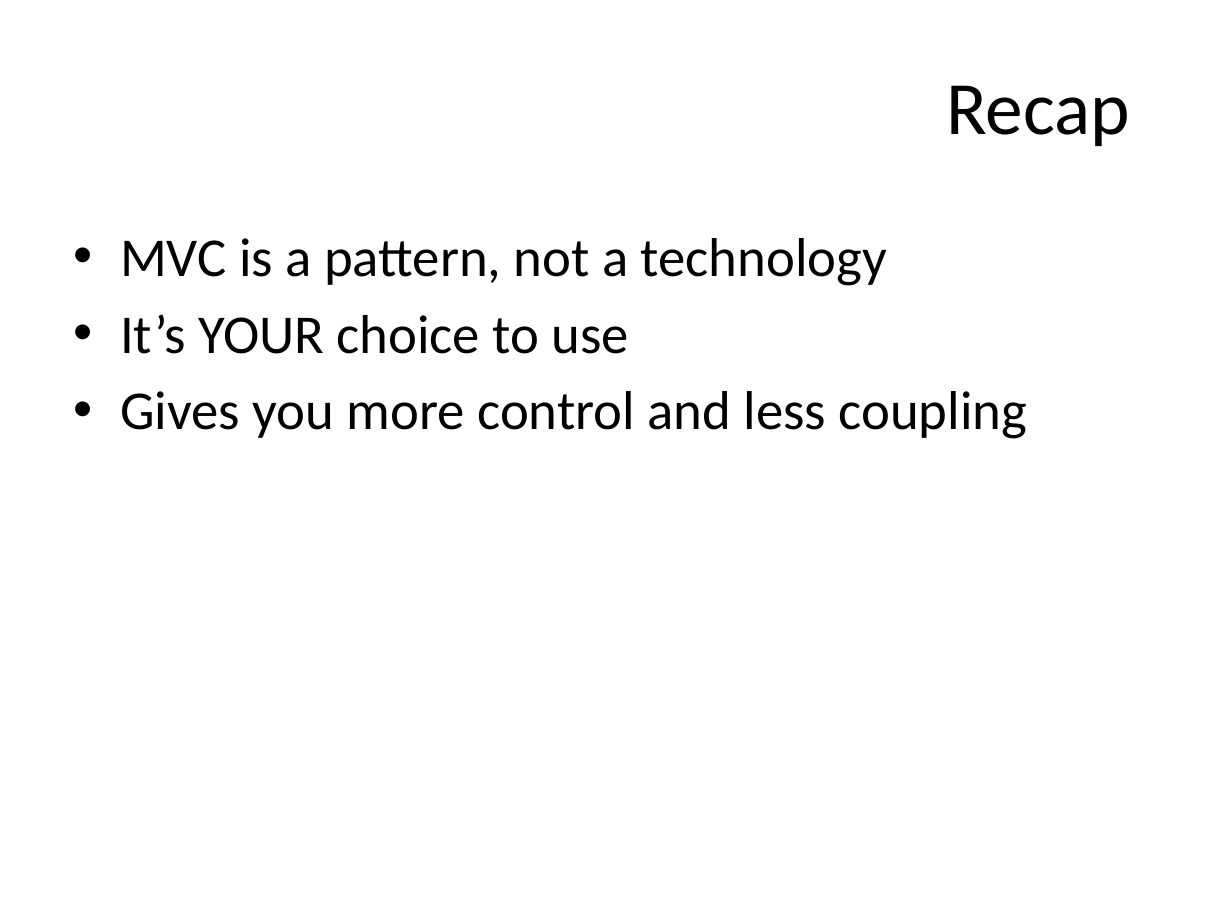
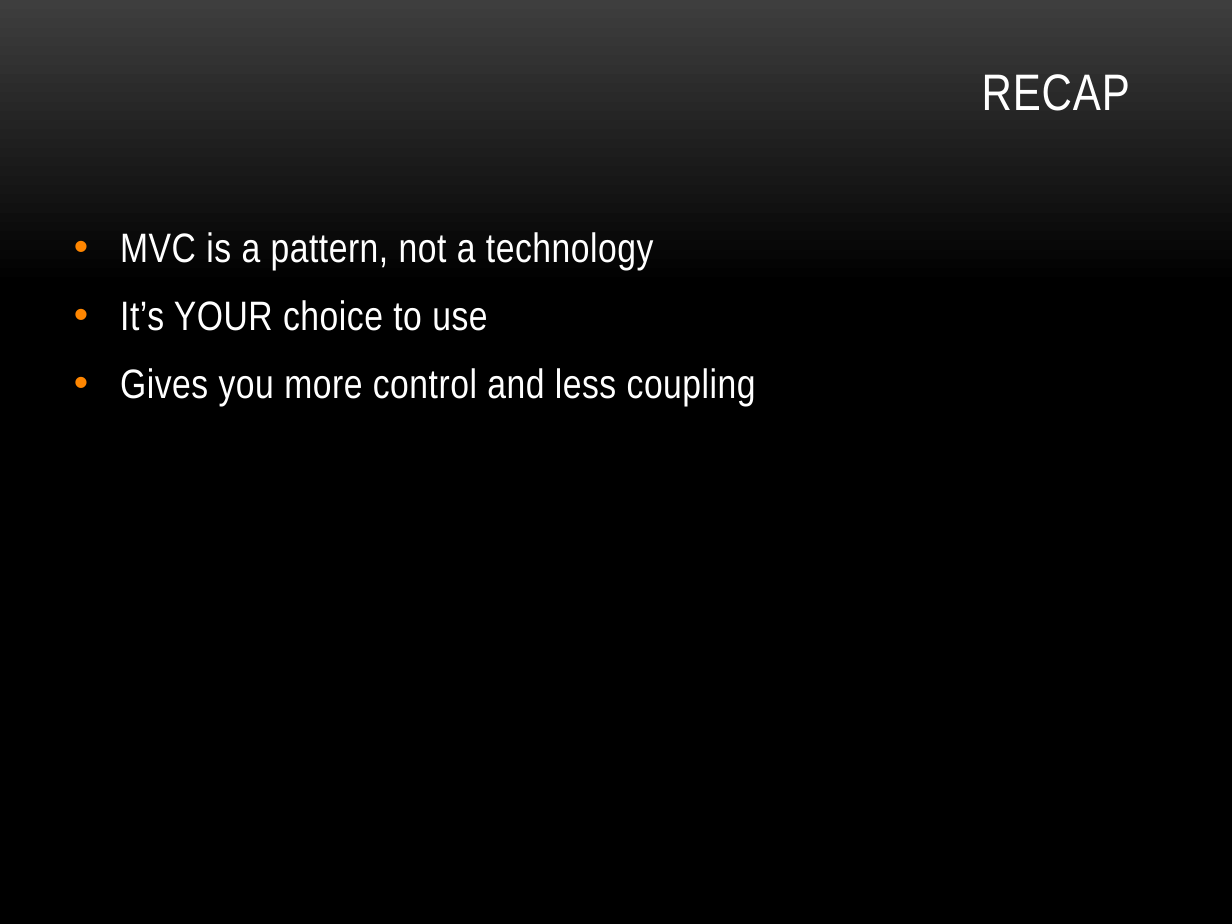
Before and after one commit to lozanotek/zenofmvc, a slide deck: slide 25 of slides/aspnet_mvc_zen.pptx (slide 27 before the commit). Drawn at 1232x924 pixels with LibreOffice and Linux fonts; fonts in the diff are those of the drawing; background and template pictures are left out. Boxes give left, top, right and bottom in pixels: in the first picture for what was removed or moved away, otherwise in the second. Text is boxed around its words. In the diff, an @@ line names an element or a change of style, - is before the commit and + after.

```diff
--- a/slides/aspnet_mvc_zen.pptx
+++ b/slides/aspnet_mvc_zen.pptx
@@ background #FFFFFF to picture (left out) @@
@@ title at box(982, 74, 1130, 111): text changed; size 44 to 30 pt; font Calibri to Arial Narrow; text colour #000000 to #FFFFFF @@
-Recap
+RECAP
@@ text "MVC is a pattern, not ..." at box(120, 232, 756, 406): size 32 to 24 pt, font Calibri to Arial Narrow, text colour #000000 to #FFFFFF, letter spacing 0 to 0.3 pt; more space between paragraphs @@
```
Also in this commit, not shown: 23 other slides changed, 4 slides added, 6 slides removed, 36 other files.
